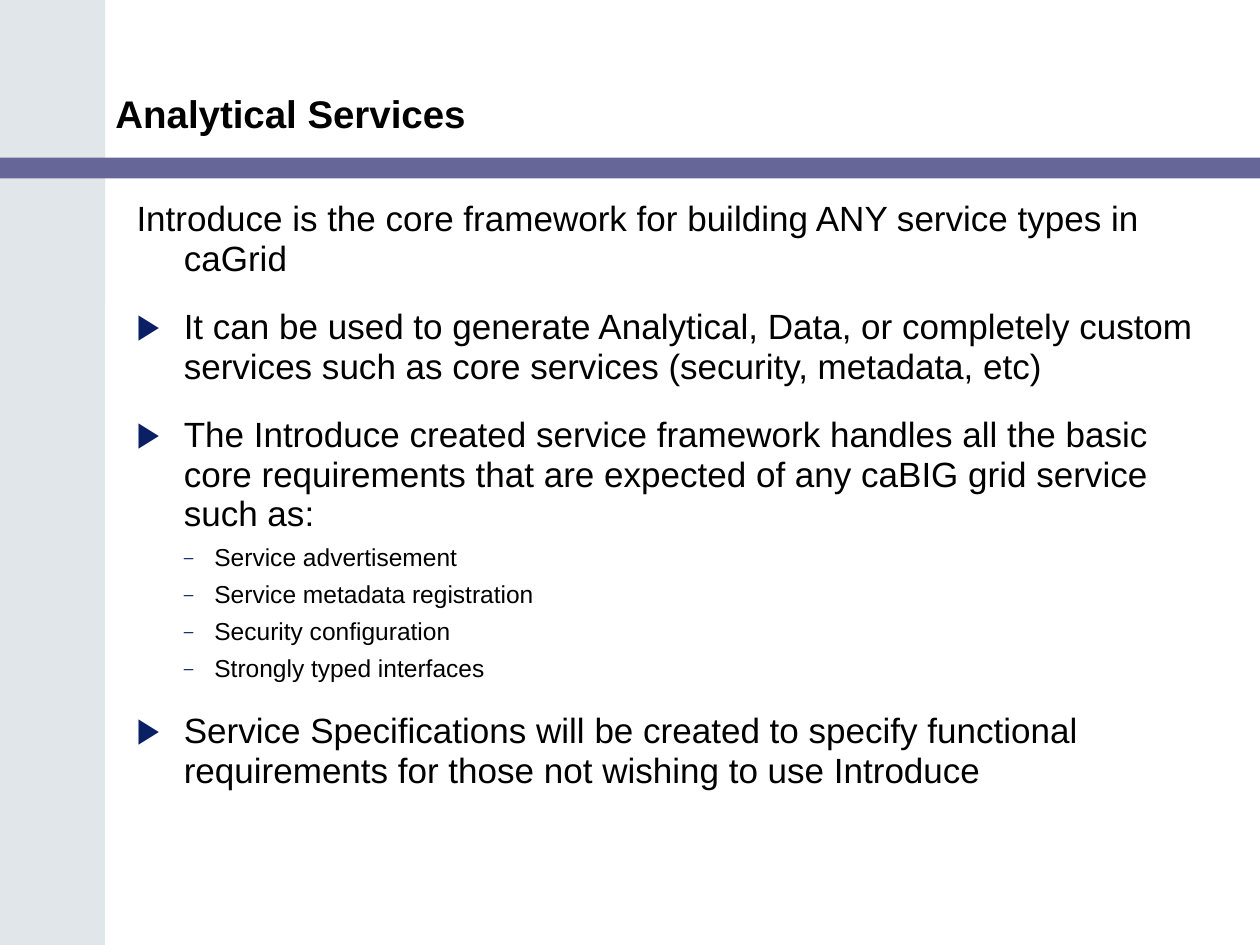
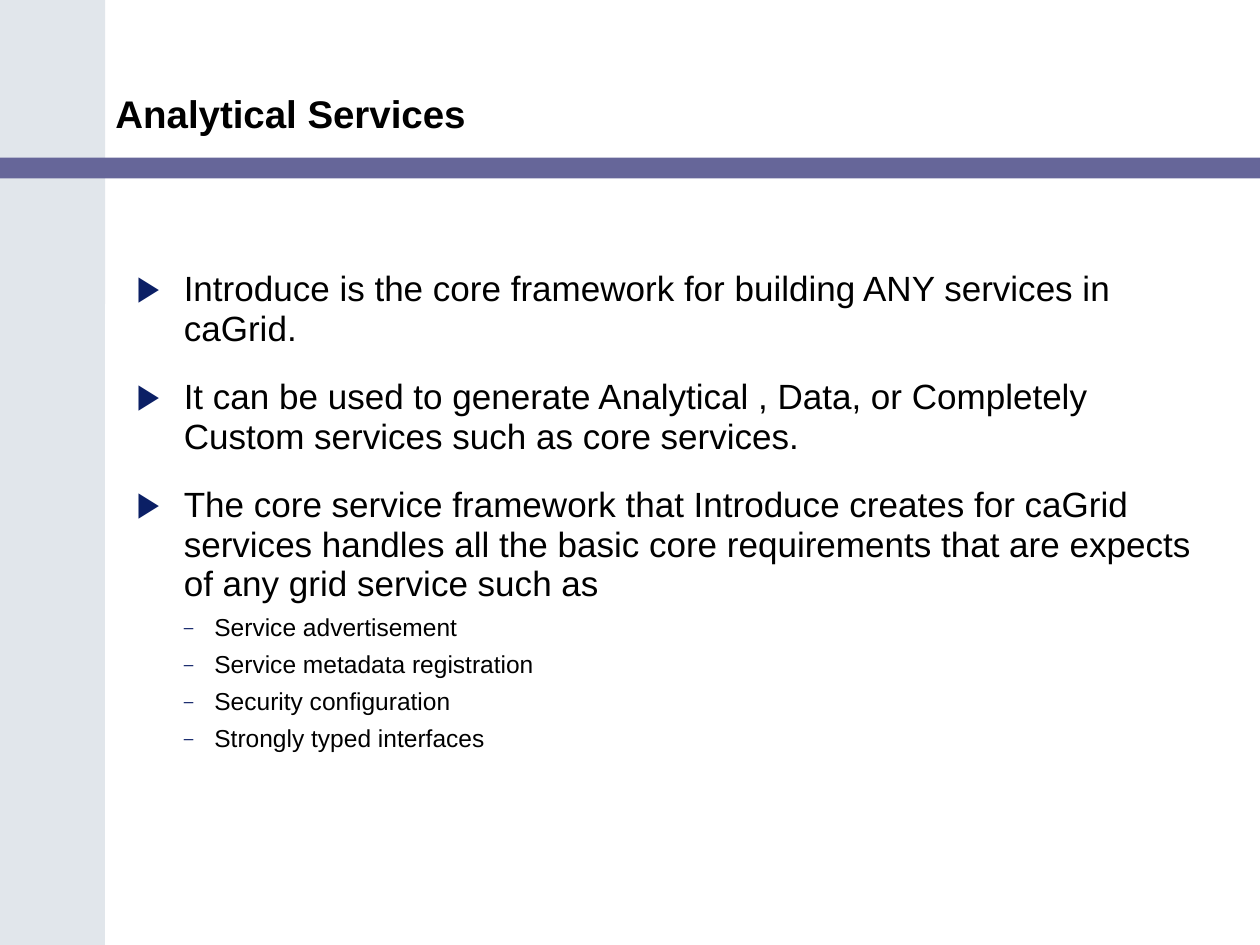
Before and after one commit to NCIP/cagrid-portal, a slide deck: slide 10 of cagrid-1-0/Documentation/presentations/200602_VCDE_ARCH/caGrid_Update_Arch_VCDE_Feb1.ppt. Drawn at 1260x945 pixels with LibreOffice and Linux fonts; fonts in the diff are those of the drawing; background and template pictures are left out. Boxes give left, top, right and bottom in pixels: in the first picture for what was removed or moved away, otherwise in the second. Text is boxed around its words. In the diff, an @@ line names an element or a change of style, - is before the commit and + after.

```diff
--- a/cagrid-1-0/Documentation/presentations/200602_VCDE_ARCH/caGrid_Update_Arch_VCDE_Feb1.ppt
+++ b/cagrid-1-0/Documentation/presentations/200602_VCDE_ARCH/caGrid_Update_Arch_VCDE_Feb1.ppt
@@ text at <box>184,275,1191,603</box>: text changed @@
-Introduce is the core framework for building ANY service types in caGrid
-▶ It can be used to generate Analytical, Data, or completely custom services such as core services (security, metadata, etc)
-▶ The Introduce created service framework handles all the basic core requirements that are expected of any caBIG grid service such as:
+▶ Introduce is the core framework for building ANY services in caGrid.
+▶ It can be used to generate Analytical , Data, or Completely Custom services such as core services.
+▶ The core service framework that Introduce creates for caGrid services handles all the basic core requirements that are expects of any grid service such as
@@ text at <box>184,717,1077,790</box>: paragraph removed @@
-▶ Service Specifications will be created to specify functional requirements for those not wishing to use Introduce
```
Also in this commit, not shown: 6 other slides changed, 1 slide added, 1 slide removed.
